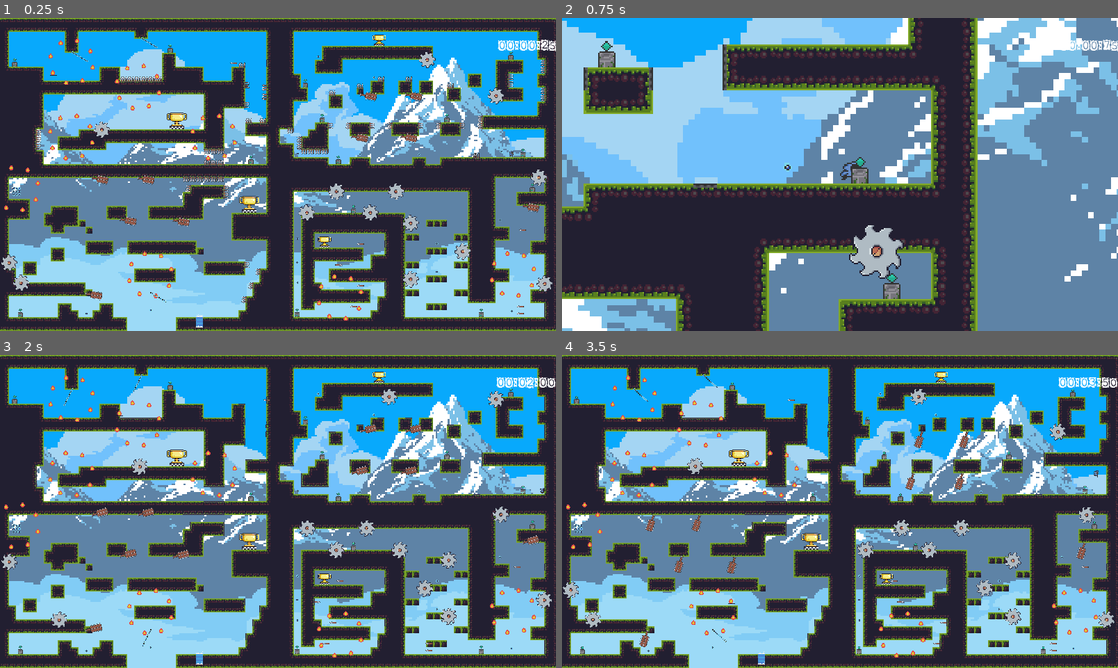
Above: before the commit, frames 1-4 (two rows, left to right).
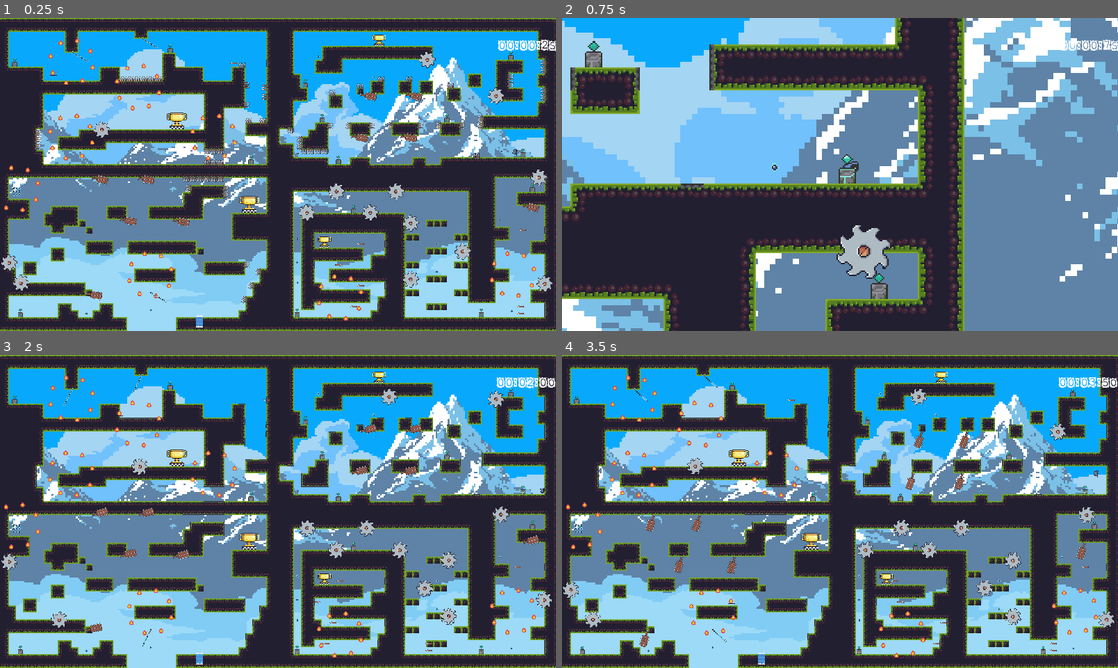
Above: after the commit, the same moments.

Repository: Mike149x/2DGameDraft
Game: Godot game, scene res://Scenes/Level1.tscn
Same seed, same stepped clock (60 frames per second), same inputs: the game is played once before the commit and once after it. Sound files missing from this copy of the repository are replaced by a short silence.
Inputs:
- Up to frame 1 (0.25 s): no input
- Up to frame 2 (0.75 s): hold D (right) from 0.53 s (still down); tap Z (zoom) at 0.6 s
- Up to frame 3 (2 s): keep holding D (right); tap Space (jump) at 0.77, 1.52 s; tap Z (zoom) at 1.35 s
- Up to frame 4 (3.5 s): release D (right) at 2.03 s; hold A (left) 2.03-2.78 s; tap Z (zoom) at 2.1, 2.85 s; hold D (right) from 2.78 s (still down); tap Space (jump) at 3.02 s

The runs differ from the first frame. In frame 1, less than 0.1% of the frame differs, in the area x 91-94%, y 41-45%; in frame 2, 22%, in the area x 0-100%, y 0-100%; in frame 3, less than 0.1%; in frame 4, less than 0.1%.

Commit message:
minor

Diff:
--- a/2DGameDraft/Scenes/Level1.tscn
+++ b/2DGameDraft/Scenes/Level1.tscn
@@ -970,7 +970,7 @@
 script = ExtResource( 3 )
 
 [node name="PlayerCharacter" parent="." instance=ExtResource( 2 )]
-position = Vector2( 1178, 307 )
+position = Vector2( 1187, 295 )
 
 [node name="SwingingTrap" parent="." instance=ExtResource( 4 )]
 position = Vector2( 829, 176 )
Not shown, added: Trello Pictures/PARALLAX BACKGROUND.JPG
Not shown, added: Trello Pictures/PARALLAX INGAME.JPG
Not shown, added: Trello Pictures/ROPEJUMP.JPG
Not shown, added: Trello Pictures/SingleFlame Node.JPG
Not shown, added: Trello Pictures/Spinning Flame Node.JPG
Not shown, added: Trello Pictures/SpinningFlame ingame.JPG
Not shown, added: Trello Pictures/audiolibrary.JPG
Not shown, added: Trello Pictures/jump sound player.JPG
Not shown, added: Trello Pictures/rope jump in action.JPG
Not shown, added: Trello Pictures/soundplayers code.JPG
